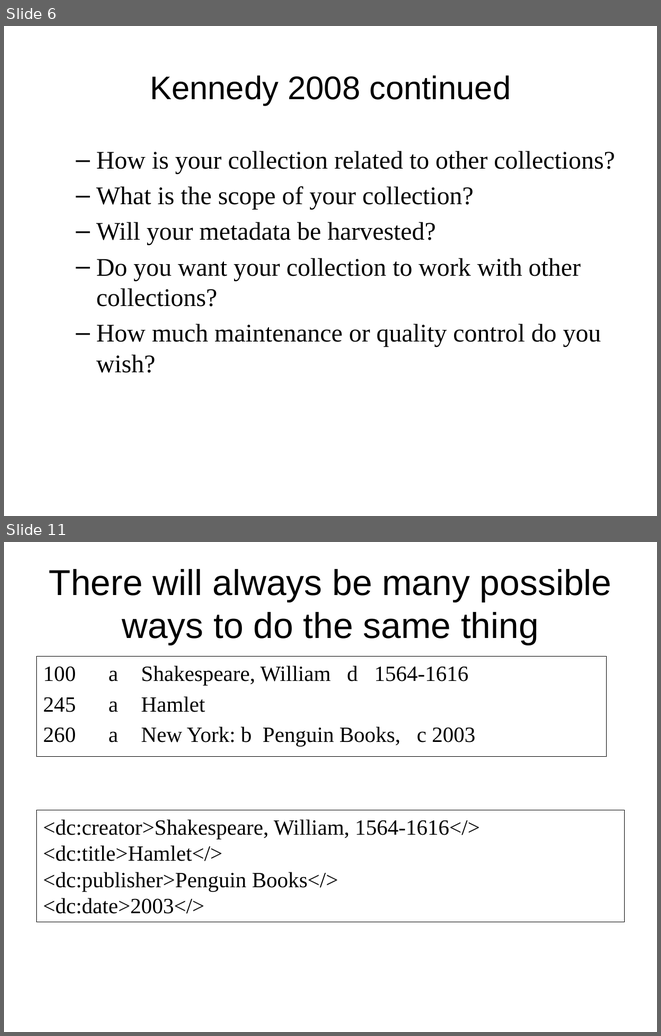
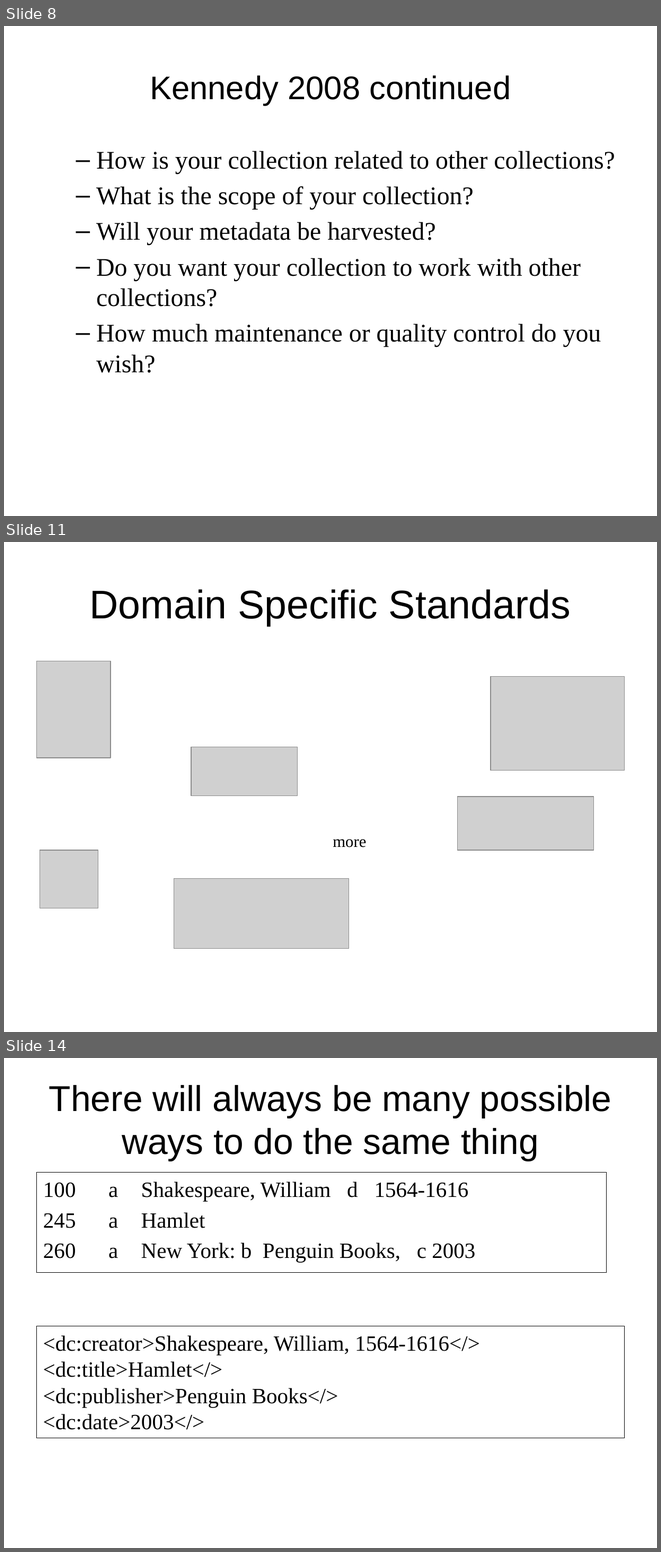
Before and after one commit to DataCurationWorkshop/HongKongCurationWorkshop, a slide deck: Day_2/Day_2_Lectures/Day_2_Lecture_Metadata2.pptx. Shown one above the other, each under a label of ours: slides 6 and 11 before the commit, slides 8, 11 and 14 after it; the slides between them are not shown. The pictures are 661x1036 and 661x1552 pixels, drawn with LibreOffice and Linux fonts; fonts in the diff are those of the drawing; grey boxes stand for pictures; background and template pictures are left out. Boxes give left, top, right and bottom in pixels: in the first picture for what was removed or moved away, otherwise in the second. Text is boxed around its words. In the diff, an @@ line names an element or a change of style, - is before the commit and + after.

```diff
--- a/Day_2/Day_2_Lectures/Day_2_Lecture_Metadata2.pptx
+++ b/Day_2/Day_2_Lectures/Day_2_Lecture_Metadata2.pptx
@@ slide 11 added at box(4, 542, 657, 1032), background #FFFFFF @@
@@ title added at box(90, 589, 571, 626), 44 pt, text #000000 @@
+Domain Specific Standards
@@ picture added at box(37, 661, 111, 758) @@
@@ picture added at box(491, 677, 624, 770) @@
@@ picture added at box(192, 747, 297, 795) @@
@@ picture added at box(457, 796, 593, 850) @@
@@ text added at box(333, 839, 366, 847), 18 pt, text #000000 @@
+more
@@ picture added at box(40, 850, 98, 908) @@
@@ picture added at box(174, 878, 348, 948) @@
@@ what was slide 6 is now slide 8 @@
@@ what was slide 11 is now slide 14 @@
```
Also in this commit, not shown: 5 slides changed, 13 other slides added, 10 slides removed, 1 other file.
